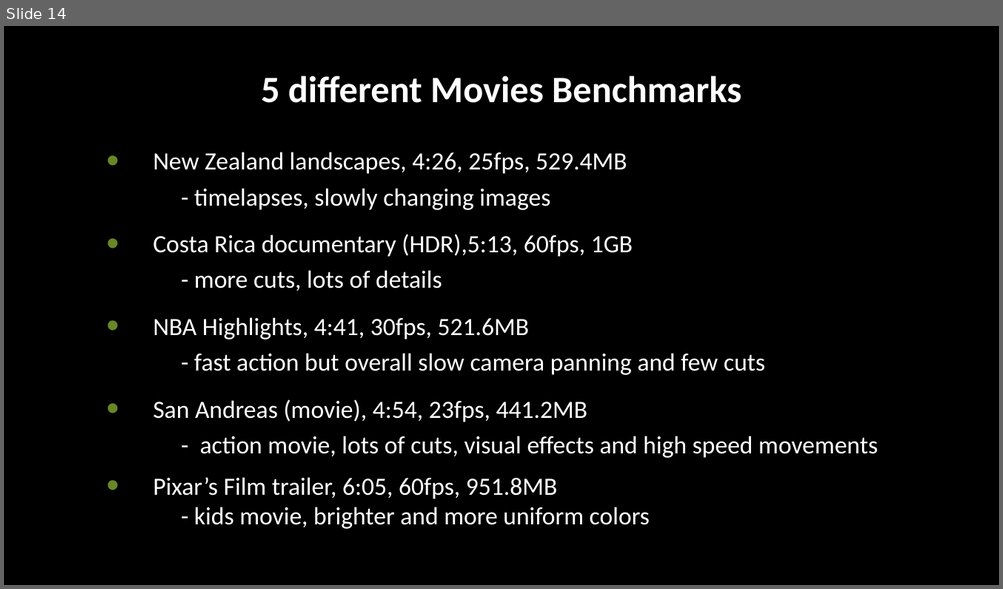
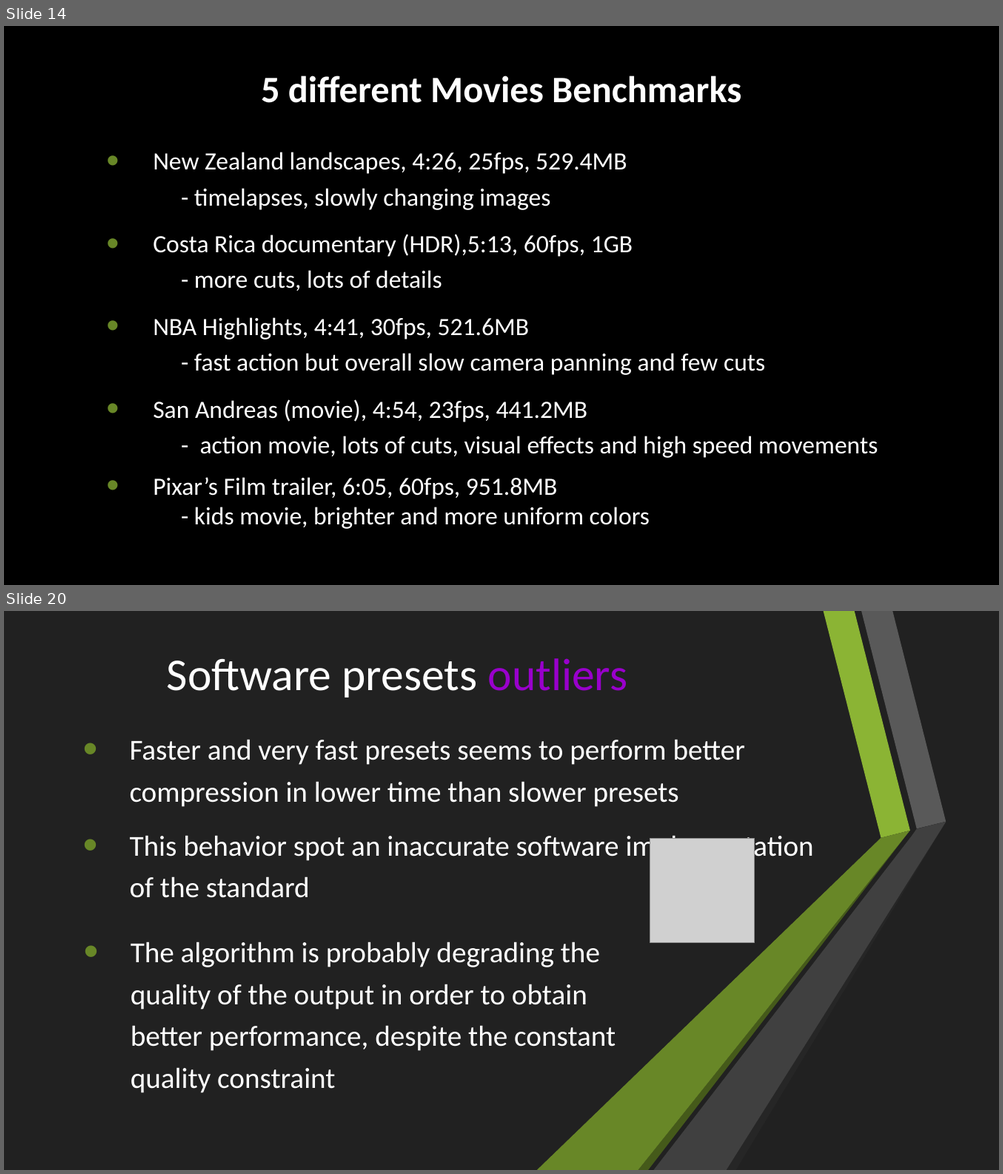
Before and after one commit to Rijndael99/encoding_bench, a slide deck: presentation.pptx. Shown one above the other, each under a label of ours: slide 14 before the commit, slides 14 and 20 after it; the slides between them are not shown. The pictures are 1003x589 and 1003x1174 pixels, drawn with LibreOffice and Linux fonts; fonts in the diff are those of the drawing; grey boxes stand for pictures; background and template pictures are left out. Boxes give left, top, right and bottom in pixels: in the first picture for what was removed or moved away, otherwise in the second. Text is boxed around its words. In the diff, an @@ line names an element or a change of style, - is before the commit and + after.

```diff
--- a/presentation.pptx
+++ b/presentation.pptx
@@ slide 20 added at (4, 611, 999, 1170), background #212121; not listed: 6 template elements that a slide beside it also shows @@
@@ rectangle added at (4, 611, 999, 1170), fill #212121 @@
@@ text added at (167, 658, 628, 698), 44 pt, text #FFFFFF @@
+Software presets outliers
@@ text added at (130, 739, 814, 898), 28 pt, text #FFFFFF @@
+  • Faster and very fast presets seems to perform better compression in lower time than slower presets
+  • This behavior spot an inaccurate software implementation of the standard
@@ group added at (537, 611, 946, 1170): 6 freeform shapes @@
@@ picture added at (650, 839, 754, 943) @@
@@ text added at (131, 942, 615, 1093), 28 pt, text #FFFFFF @@
+  • The algorithm is probably degrading the quality of the output in order to obtain better performance, despite the constant quality constraint
```
Also in this commit, not shown: 5 slides changed, 1 other slide added.
